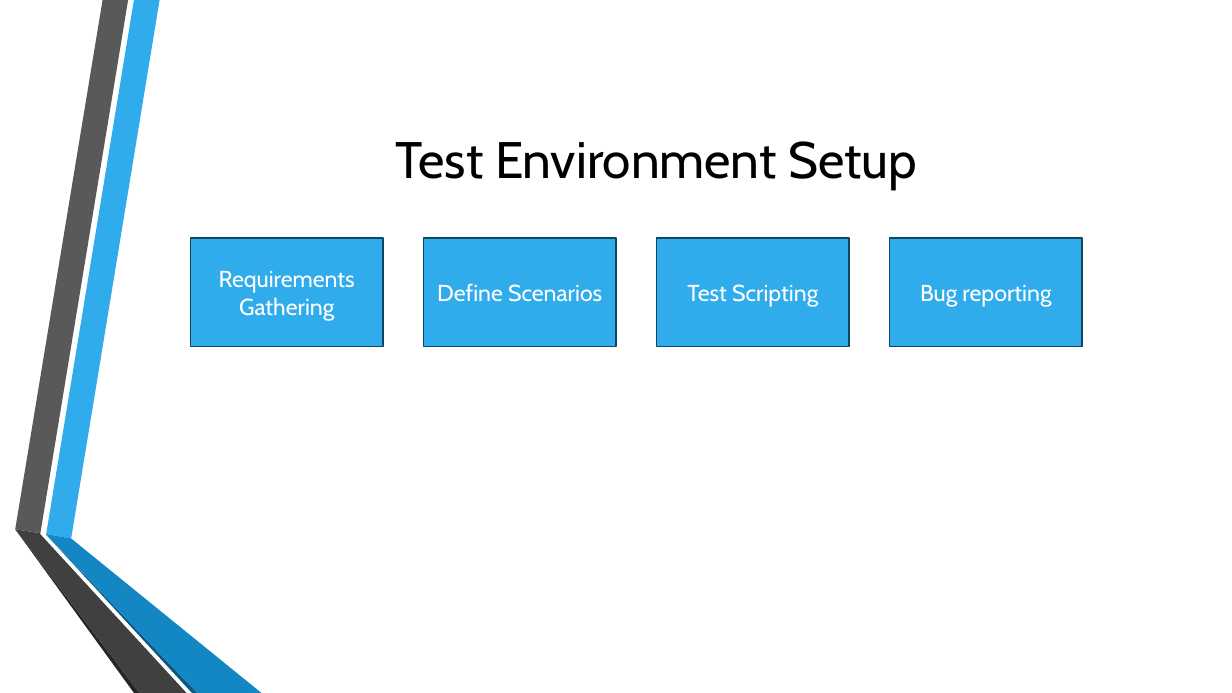
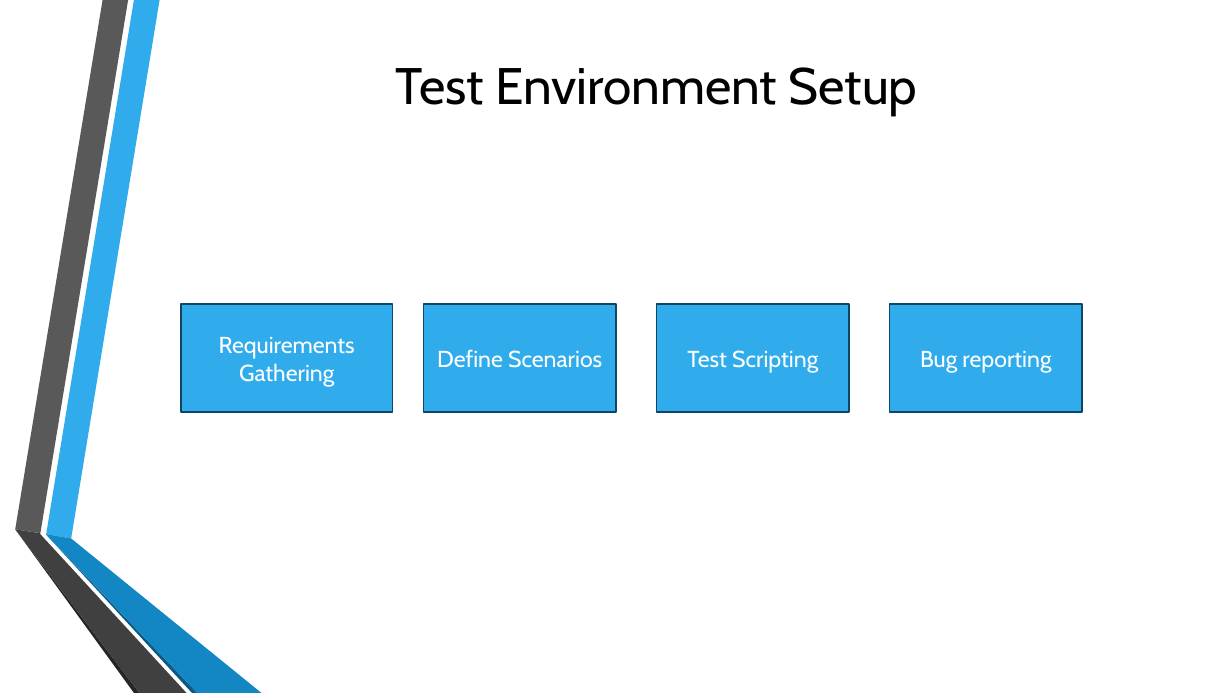
Before and after one commit to rohinitornal/riskpoint, a slide deck: slide 3 of SW Test Demo.odp. Drawn at 1232x693 pixels with LibreOffice and Linux fonts; fonts in the diff are those of the drawing; background and template pictures are left out. Boxes give left, top, right and bottom in pixels: in the first picture for what was removed or moved away, otherwise in the second. Text is boxed around its words. In the diff, an @@ line names an element or a change of style, - is before the commit and + after.

```diff
--- a/SW Test Demo.odp
+++ b/SW Test Demo.odp
@@ title "Test Environment Setup": place and size @@
-title "Test Environment Setup" at [395,141,917,189]
+title "Test Environment Setup" at [396,67,918,115]
@@ freeform shape "Requirements Gathering": place and size @@
-freeform shape "Requirements Gathering" at [190,238,383,347]
+freeform shape "Requirements Gathering" at [181,304,393,412]
@@ 3 freeform shapes: place and size @@
-3 freeform shapes at [423,238,1082,347]
+3 freeform shapes at [423,304,1082,412]
```
Also in this commit, not shown: 5 slides added, 1 slide removed, 1 other file.
